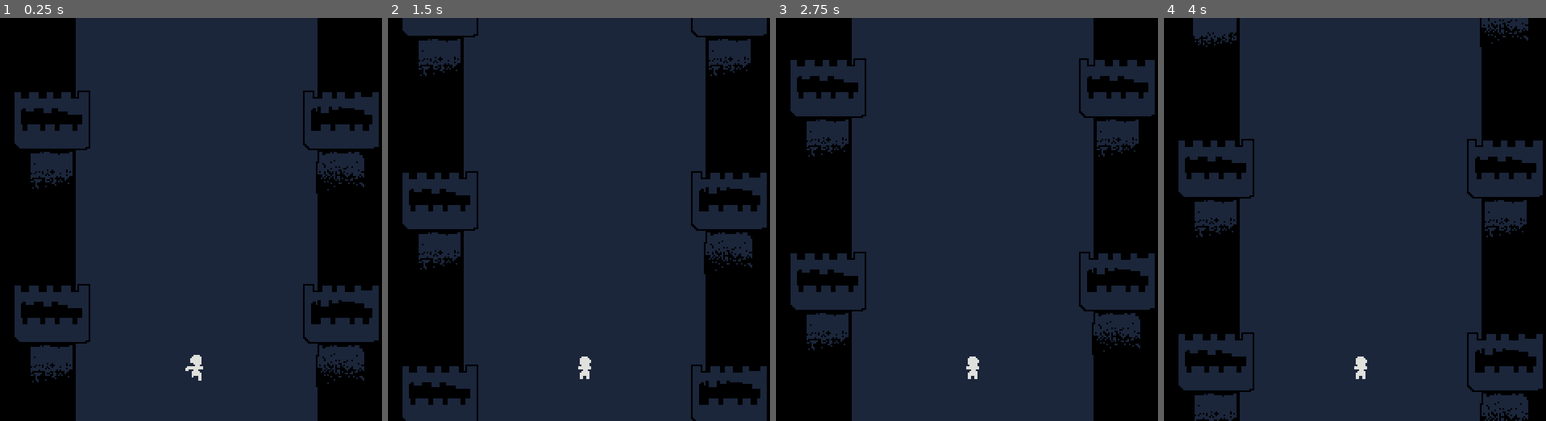
Above: before the commit, frames 1-4 (left to right).
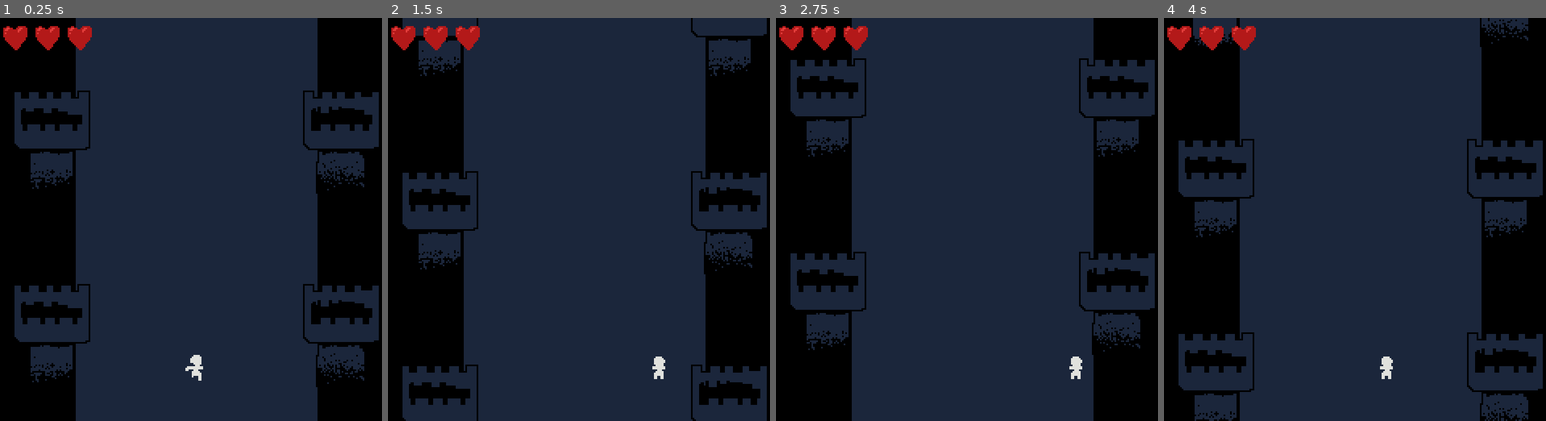
Above: after the commit, the same moments.

Repository: martindzejky/bridge-dungeon
Game: Godot game, scene res://main.tscn
Two runs of this game, one before a commit and one after it. Both use one fixed random seed, a clock stepped at 60 frames per second and the inputs below.
Inputs:
- Up to frame 1 (0.25 s): no input
- Up to frame 2 (1.5 s): hold D (right, bound only after the commit) 0.53-1.28 s; hold A (left, bound only after the commit) from 1.28 s (still down)
- Up to frame 3 (2.75 s): release A (left, bound only after the commit) at 2.03 s; hold D (right, bound only after the commit) from 2.03 s (still down)
- Up to frame 4 (4 s): release D (right, bound only after the commit) at 3.53 s; hold A (left, bound only after the commit) from 3.53 s (still down)

The runs differ from the first frame. In frame 1, 0.8% of the frame differs, in the area x 0-25%, y 2-8%; in frame 2, 1.1%, in the area x 0-73%, y 2-90%; in frame 3, 1.1%; in frame 4, 1.1%.

Commit message:
hearts in ui

Diff:
--- a/autoload/state.gd
+++ b/autoload/state.gd
@@ -2,3 +2,6 @@
 
 # how fast the player is running... all objects are moving down this fast
 var playerSpeed := 40
+
+var playerHealth := 3
+signal onPlayerHealthUpdate
--- a/main.tscn
+++ b/main.tscn
@@ -1,10 +1,13 @@
-[gd_scene load_steps=4 format=3 uid="uid://bu44b508rxnrw"]
+[gd_scene load_steps=5 format=3 uid="uid://bu44b508rxnrw"]
 
+[ext_resource type="PackedScene" uid="uid://cm314qd0ikf8r" path="res://ui/ui.tscn" id="1_4qq6n"]
 [ext_resource type="Texture2D" uid="uid://xr2pjhgeiwey" path="res://sprites/bridge.png" id="1_b78y1"]
 [ext_resource type="PackedScene" uid="uid://dfnemgktx358p" path="res://objects/player.tscn" id="2_tq7bi"]
 [ext_resource type="PackedScene" uid="uid://dec1ttojfr1uv" path="res://objects/tower-spawner.tscn" id="3_62q0x"]
 
 [node name="main" type="Node"]
+
+[node name="ui" parent="." instance=ExtResource("1_4qq6n")]
 
 [node name="camera" type="Camera2D" parent="."]
 
--- /dev/null
+++ b/objects/player.gd
@@ -0,0 +1,10 @@
+extends Node2D
+class_name Player
+
+@export var speed: float = 120.0
+const bounds := 70
+
+func _process(delta):
+    var direction = Input.get_action_strength('right') - Input.get_action_strength('left')
+    position.x += direction * speed * delta
+    position.x = clamp(position.x, -bounds, bounds);
--- a/objects/player.tscn
+++ b/objects/player.tscn
@@ -1,5 +1,6 @@
-[gd_scene load_steps=5 format=3 uid="uid://dfnemgktx358p"]
+[gd_scene load_steps=6 format=3 uid="uid://dfnemgktx358p"]
 
+[ext_resource type="Script" path="res://objects/player.gd" id="1_cnca8"]
 [ext_resource type="Texture2D" uid="uid://cns17vwcxmgwe" path="res://sprites/player.png" id="1_k63ok"]
 
 [sub_resource type="Animation" id="Animation_sl2vi"]
@@ -42,6 +43,7 @@
 }
 
 [node name="player" type="Node2D"]
+script = ExtResource("1_cnca8")
 
 [node name="sprite" type="Sprite2D" parent="."]
 position = Vector2(0, -7)
--- a/project.godot
+++ b/project.godot
@@ -30,6 +30,23 @@
 window/stretch/mode="viewport"
 window/stretch/aspect="keep_height"
 
+[input]
+
+left={
+"deadzone": 0.5,
+"events": [Object(InputEventKey,"resource_local_to_scene":false,"resource_name":"","device":-1,"window_id":0,"alt_pressed":false,"shift_pressed":false,"ctrl_pressed":false,"meta_pressed":false,"pressed":false,"keycode":0,"physical_keycode":65,"key_label":0,"unicode":97,"location":0,"echo":false,"script":null)
+, Object(InputEventKey,"resource_local_to_scene":false,"resource_name":"","device":-1,"window_id":0,"alt_pressed":false,"shift_pressed":false,"ctrl_pressed":false,"meta_pressed":false,"pressed":false,"keycode":0,"physical_keycode":4194319,"key_label":0,"unicode":0,"location":0,"echo":false,"script":null)
+, Object(InputEventJoypadMotion,"resource_local_to_scene":false,"resource_name":"","device":-1,"axis":0,"axis_value":-1.0,"script":null)
+]
+}
+right={
+"deadzone": 0.5,
+"events": [Object(InputEventKey,"resource_local_to_scene":false,"resource_name":"","device":-1,"window_id":0,"alt_pressed":false,"shift_pressed":false,"ctrl_pressed":false,"meta_pressed":false,"pressed":false,"keycode":0,"physical_keycode":68,"key_label":0,"unicode":100,"location":0,"echo":false,"script":null)
+, Object(InputEventKey,"resource_local_to_scene":false,"resource_name":"","device":-1,"window_id":0,"alt_pressed":false,"shift_pressed":false,"ctrl_pressed":false,"meta_pressed":false,"pressed":false,"keycode":0,"physical_keycode":4194321,"key_label":0,"unicode":0,"location":0,"echo":false,"script":null)
+, Object(InputEventJoypadMotion,"resource_local_to_scene":false,"resource_name":"","device":-1,"axis":0,"axis_value":1.0,"script":null)
+]
+}
+
 [rendering]
 
 textures/canvas_textures/default_texture_filter=0
--- /dev/null
+++ b/ui/hearts.gd
@@ -0,0 +1 @@
+extends Control
--- /dev/null
+++ b/ui/hearts.tscn
@@ -0,0 +1,24 @@
+[gd_scene load_steps=4 format=3 uid="uid://dxybh7ybfi4li"]
+
+[ext_resource type="Script" path="res://ui/hearts.gd" id="1_reroq"]
+[ext_resource type="Texture2D" uid="uid://b0mjrqlsme0p2" path="res://sprites/heart.png" id="2_0hbpw"]
+
+[sub_resource type="AtlasTexture" id="AtlasTexture_wx105"]
+atlas = ExtResource("2_0hbpw")
+region = Rect2(8, 0, 16, 16)
+
+[node name="hearts" type="HBoxContainer"]
+theme_override_constants/separation = 4
+script = ExtResource("1_reroq")
+
+[node name="heart" type="TextureRect" parent="."]
+layout_mode = 2
+texture = SubResource("AtlasTexture_wx105")
+
+[node name="heart2" type="TextureRect" parent="."]
+layout_mode = 2
+texture = SubResource("AtlasTexture_wx105")
+
+[node name="heart3" type="TextureRect" parent="."]
+layout_mode = 2
+texture = SubResource("AtlasTexture_wx105")
--- /dev/null
+++ b/ui/ui.tscn
@@ -0,0 +1,36 @@
+[gd_scene load_steps=2 format=3 uid="uid://cm314qd0ikf8r"]
+
+[ext_resource type="PackedScene" uid="uid://dxybh7ybfi4li" path="res://ui/hearts.tscn" id="1_58neh"]
+
+[node name="ui" type="CanvasLayer"]
+
+[node name="full" type="Control" parent="."]
+layout_mode = 3
+anchors_preset = 15
+anchor_right = 1.0
+anchor_bottom = 1.0
+grow_horizontal = 2
+grow_vertical = 2
+
+[node name="top" type="Control" parent="full"]
+layout_mode = 1
+anchors_preset = 10
+anchor_right = 1.0
+grow_horizontal = 2
+
+[node name="margin" type="MarginContainer" parent="full/top"]
+layout_mode = 1
+anchors_preset = 10
+anchor_right = 1.0
+offset_bottom = 16.0
+grow_horizontal = 2
+theme_override_constants/margin_left = 4
+theme_override_constants/margin_top = 4
+theme_override_constants/margin_right = 4
+theme_override_constants/margin_bottom = 4
+
+[node name="bar" type="HBoxContainer" parent="full/top/margin"]
+layout_mode = 2
+
+[node name="hearts" parent="full/top/margin/bar" instance=ExtResource("1_58neh")]
+layout_mode = 2
Binary file added: sprites/heart.aseprite
Binary file added: sprites/heart.png
Not shown, added: sprites/heart.png.import
